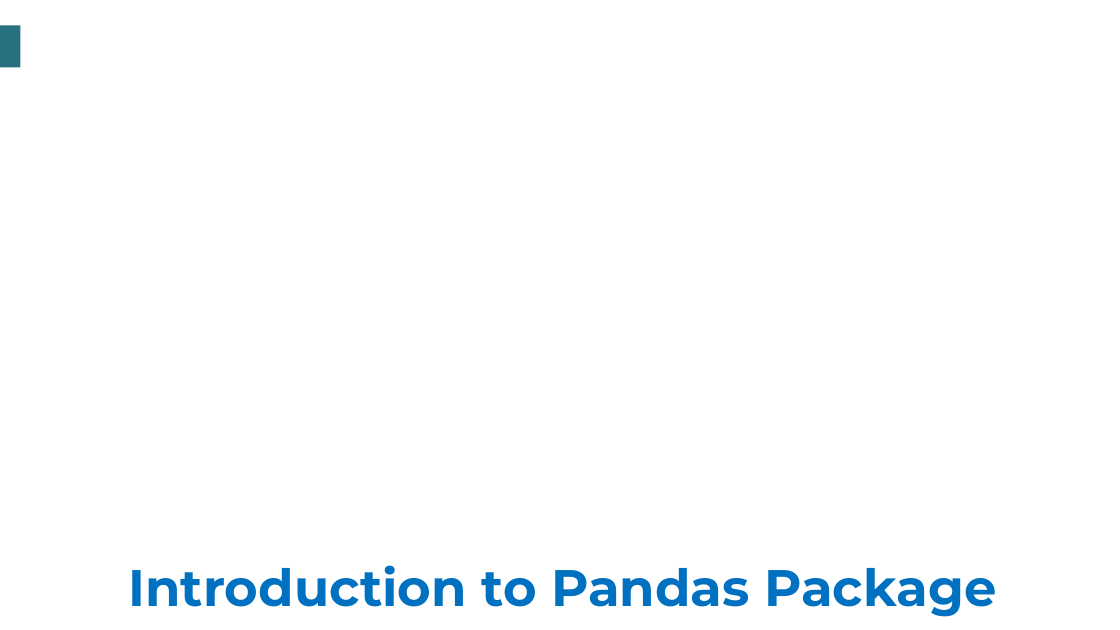
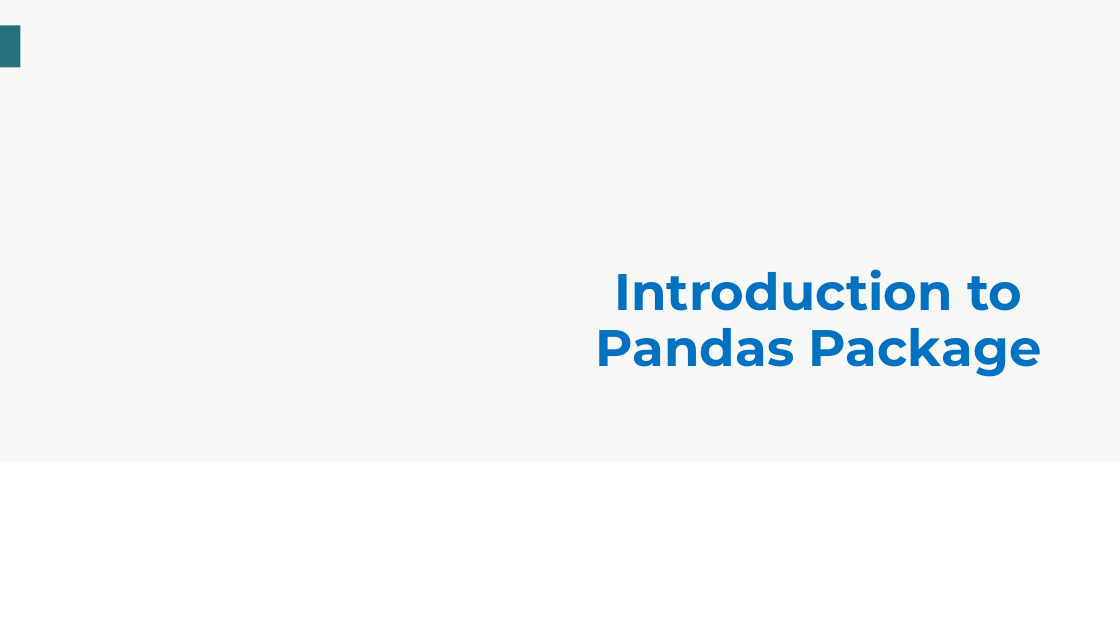
Before and after one commit to tauniversity/TAU-Data-Science-Training, a slide deck: slide 2 of Data Science resources/Introduction to Data Science/Slides/Slide Unit 3/1. Introduction to Pandas.pptx. Drawn at 1120x630 pixels with LibreOffice and Linux fonts; fonts in the diff are those of the drawing; background and template pictures are left out. Boxes give left, top, right and bottom in pixels: in the first picture for what was removed or moved away, otherwise in the second. Text is boxed around its words. In the diff, an @@ line names an element or a change of style, - is before the commit and + after.

Commit message:
Slide Unit 3: Intro Pandas (completed)

```diff
--- a/Data Science resources/Introduction to Data Science/Slides/Slide Unit 3/1. Introduction to Pandas.pptx
+++ b/Data Science resources/Introduction to Data Science/Slides/Slide Unit 3/1. Introduction to Pandas.pptx
@@ background #FFFFFF to #F8F9F7 @@
@@ title "Introduction to Pandas Package" rewrapped from box(129, 565, 996, 617) to box(596, 269, 1042, 377) @@
```
Also in this commit, not shown: 1 other slide changed.
